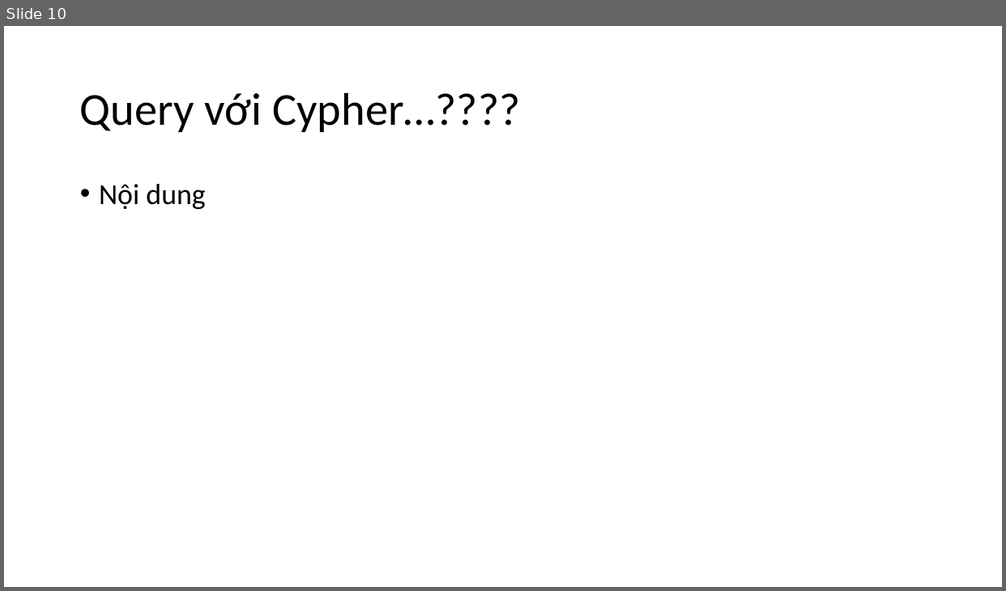
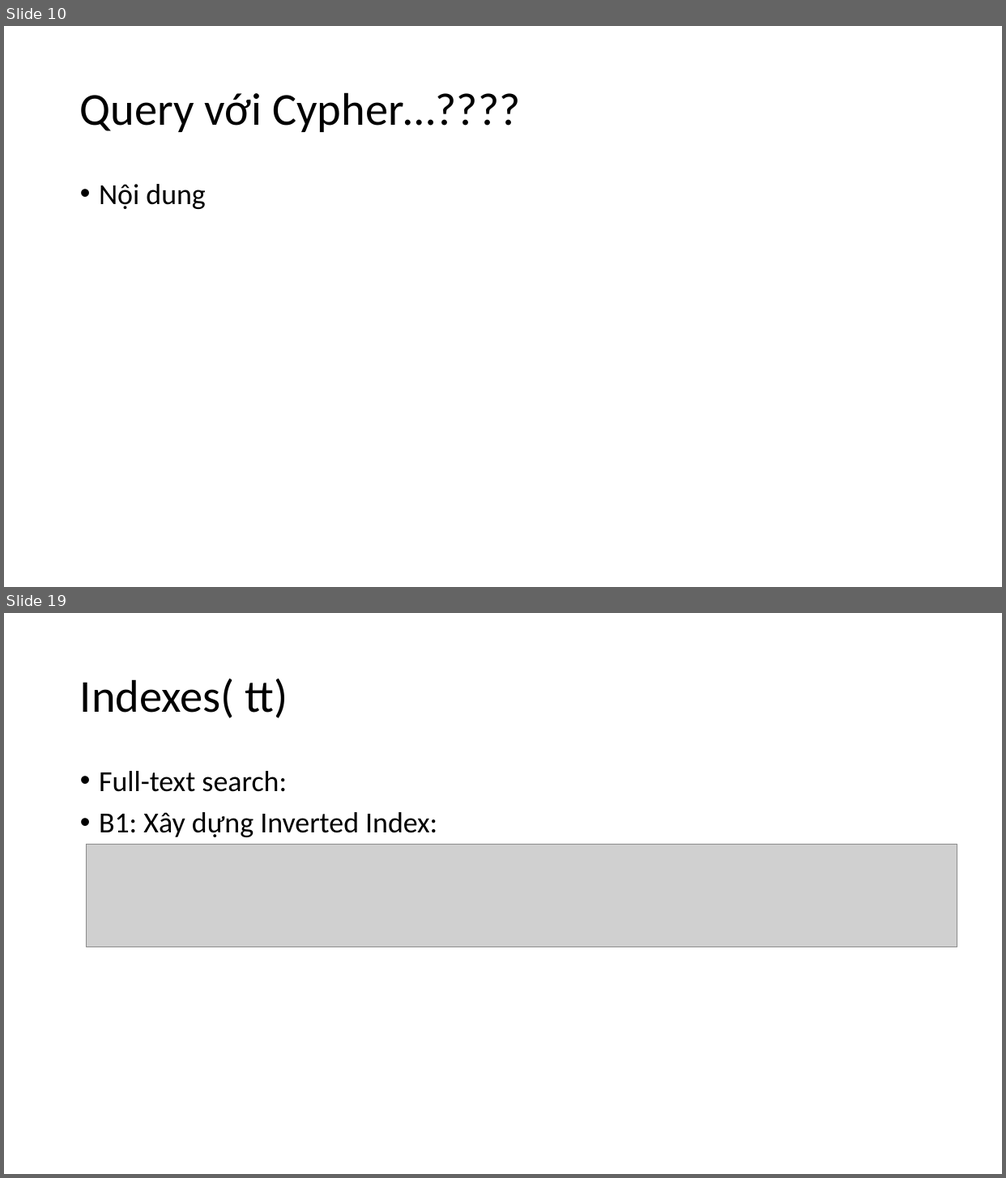
Before and after one commit to NguyenDucHoangLong/Group_4_HTTTHD, a slide deck: Document/Seminar/Slide_Nhóm 4.pptx. Shown one above the other, each under a label of ours: slide 10 before the commit, slides 10 and 19 after it; the slides between them are not shown. The pictures are 1006x591 and 1006x1178 pixels, drawn with LibreOffice and Linux fonts; fonts in the diff are those of the drawing; grey boxes stand for pictures. Boxes give left, top, right and bottom in pixels: in the first picture for what was removed or moved away, otherwise in the second. Text is boxed around its words. In the diff, an @@ line names an element or a change of style, - is before the commit and + after.

```diff
--- a/Document/Seminar/Slide_Nhóm 4.pptx
+++ b/Document/Seminar/Slide_Nhóm 4.pptx
@@ slide 19 added at [4, 613, 1002, 1174], background #FFFFFF @@
@@ title added at [80, 679, 288, 718], 44 pt, text #000000 @@
+Indexes( tt)
@@ text added at [99, 771, 437, 837], 28 pt, text #000000 @@
+• Full-text search:
+• B1: Xây dựng Inverted Index:
@@ picture added at [87, 845, 957, 947] @@
```
Also in this commit, not shown: 2 slides changed, 24 other slides added, 1 other file.
